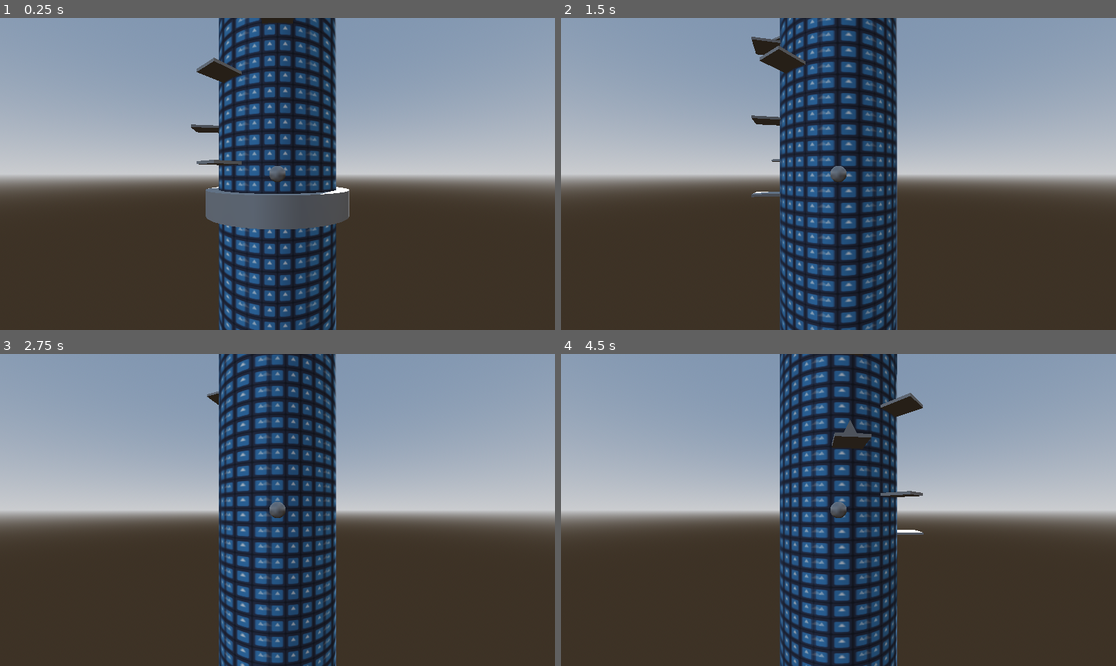
Above: before the commit, frames 1-4 (two rows, left to right).
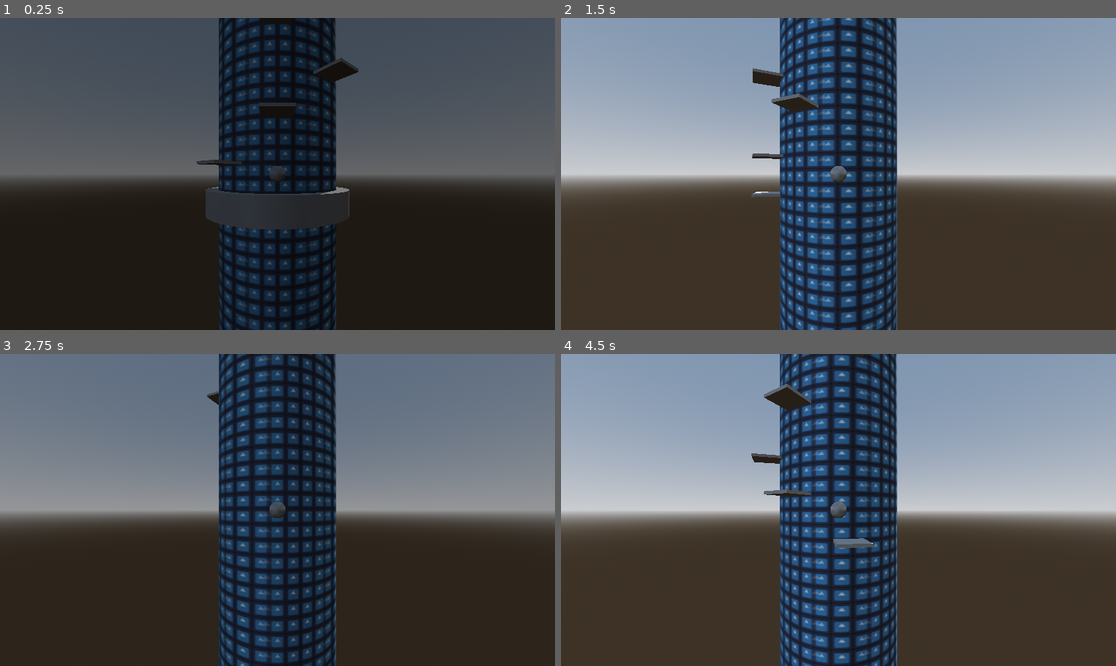
Above: after the commit, the same moments.

Repository: safgd/Infinite-Jump-Game
Game: Godot game, scene res://Scenes/game.tscn
The game is run twice, just before and just after one commit, with the same random seed, the same clock (stepped at 60 frames per second) and the same inputs. The engine's default icon, where the game draws it, is replaced by a stand-in: a white triangle on a blue panel in a dark square.
Inputs:
- Up to frame 1 (0.25 s): no input
- Up to frame 2 (1.5 s): tap Enter (ui_accept) at 0.5, 0.77 s; hold Right (ui_right) 0.53-1.28 s; hold Down (ui_down) from 1.28 s (still down)
- Up to frame 3 (2.75 s): tap Enter (ui_accept) at 1.52 s; release Down (ui_down) at 2.03 s; hold Right (ui_right) from 2.03 s (still down)
- Up to frame 4 (4.5 s): release Right (ui_right) at 2.78 s; hold Up (ui_up) 2.78-3.53 s; tap Enter (ui_accept) at 3.02, 3.77 s; hold Left (ui_left) from 3.53 s (still down)

The runs differ from the first frame. In frame 1, 95% of the frame differs, in the area x 0-100%, y 0-100%; in frame 2, 1.3%; in frame 3, 52%; in frame 4, 1.7%.

Commit message:
added platforms that vanish and appear elsewhere

Diff:
--- a/Scenes/cylinder_map.tscn
+++ b/Scenes/cylinder_map.tscn
@@ -20,6 +20,7 @@
 script = ExtResource("1_q48st")
 platform_scene = ExtResource("2_q1o56")
 collectable_scenes = Array[PackedScene]([ExtResource("3_shrax"), ExtResource("4_ih5fc")])
+flipping_condition_value = 0.2
 
 [node name="MeshInstance3D" type="MeshInstance3D" parent="." unique_id=961004207]
 mesh = SubResource("CylinderMesh_ndhib")
--- a/Scenes/game_ui.tscn
+++ b/Scenes/game_ui.tscn
@@ -26,7 +26,6 @@
 layout_mode = 2
 
 [node name="Blending ColorRect" type="ColorRect" parent="." unique_id=676587615]
-visible = false
 anchors_preset = 15
 anchor_right = 1.0
 anchor_bottom = 1.0
--- a/Scenes/platform.tscn
+++ b/Scenes/platform.tscn
@@ -11,6 +11,7 @@
 [node name="Platform" type="Area3D" unique_id=551179388]
 script = ExtResource("1_1rc8e")
 move_dist = 0.2
+flip_angle_distance = 0.5
 
 [node name="MeshInstance3D" type="MeshInstance3D" parent="." unique_id=73556812]
 transform = Transform3D(1, 0, 0, 0, 1, 0, 0, 0, 1, 0, 0, 5)
@@ -23,5 +24,8 @@
 [node name="Collectable Spawn Slot" type="Marker3D" parent="." unique_id=296592877]
 transform = Transform3D(1, 0, 0, 0, 1, 0, 0, 0, 1, -0.047984004, 0.6213157, 5.848561)
 
+[node name="Flip Timer" type="Timer" parent="." unique_id=1379509464]
+
 [connection signal="body_entered" from="." to="." method="_on_body_entered"]
 [connection signal="body_exited" from="." to="." method="_on_body_exited"]
+[connection signal="timeout" from="Flip Timer" to="." method="_on_flip_timer_timeout"]
--- a/Scripts/cylinder_map.gd
+++ b/Scripts/cylinder_map.gd
@@ -18,6 +18,7 @@
 
 @export var breakable_condition_value: float = 0.1
 @export var movable_condition_value: float = 0.1
+@export var flipping_condition_value: float = 0.6
 @export var collectable_spawn_value: float = 0.1
 
 func _ready() -> void:
@@ -63,6 +64,9 @@
 
 	if randf() < movable_condition_value:
 		new_plat.start_moving()
+	elif randf() < flipping_condition_value:
+		new_plat.start_flipping()
+		print("flipping platform spawned: " + str(new_plat.name))
 	elif randf() < collectable_spawn_value:
 		var collectable: Collectable = collectable_scenes[randi() % collectable_scenes.size()].instantiate()
 		collectables.add_child(collectable)
--- a/Scripts/platform.gd
+++ b/Scripts/platform.gd
@@ -1,18 +1,32 @@
 class_name Platform
 extends Area3D
+
+@onready var flip_timer: Timer = $"Flip Timer"
 
 var move_tween: Tween
 @export var move_dist: float = 4.0
 @export var loop_duration: float = 2.0
 @export var breakable: bool = false
+
 var parent_map: Map
 @onready var collectable_spawn_slot: Marker3D = $"Collectable Spawn Slot"
+
+@export var flip_angle_distance: float = 2.0
+var flipped: bool = false
+
+
+
+func _ready() -> void:
+	pass
 
 func start_moving()->void:
 	move_tween = get_tree().create_tween().set_loops()
 	var start_rotation: float = rotation.y
 	move_tween.tween_property(self, "rotation:y", start_rotation + move_dist, loop_duration / 2.0)
 	move_tween.tween_property(self, "rotation:y", start_rotation - move_dist, loop_duration / 2.0)
+
+func start_flipping()->void:
+	flip_timer.start()
 
 func _exit_tree() -> void:
 	if move_tween:
@@ -30,3 +44,11 @@
 func _on_body_exited(body: Node3D) -> void:
 	if breakable and body is Player and body.global_position.y > global_position.y:
 		destroy()
+
+
+func _on_flip_timer_timeout() -> void:
+	if flipped:
+		rotation.y += flip_angle_distance
+	else:
+		rotation.y -= flip_angle_distance
+	flipped = not flipped
